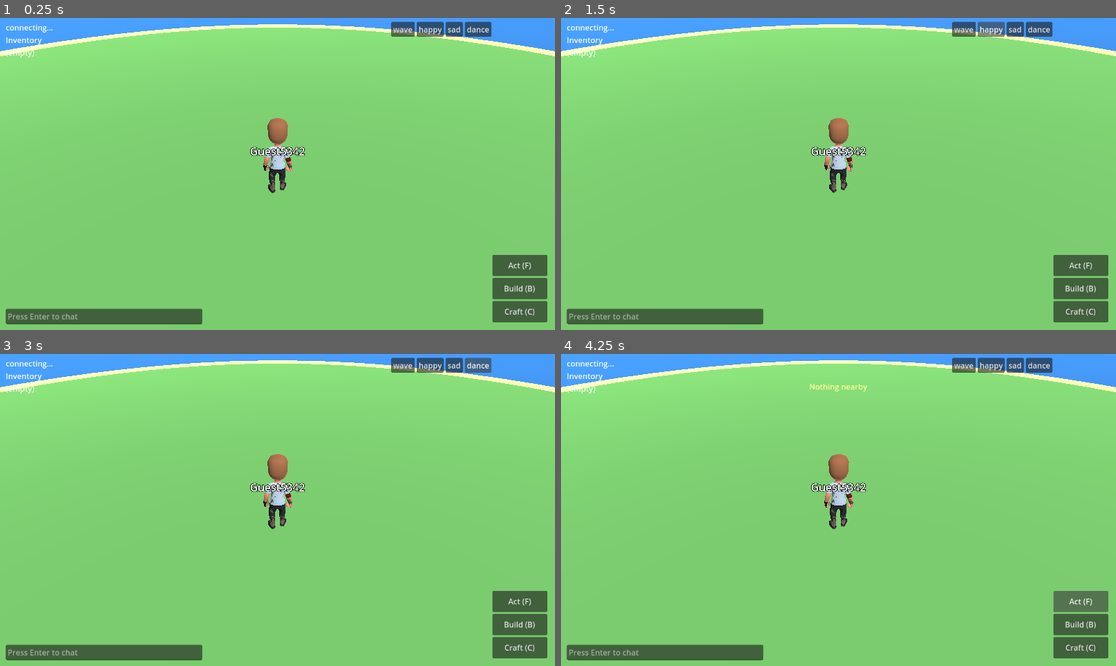
Above: before the commit, frames 1-4 (two rows, left to right).
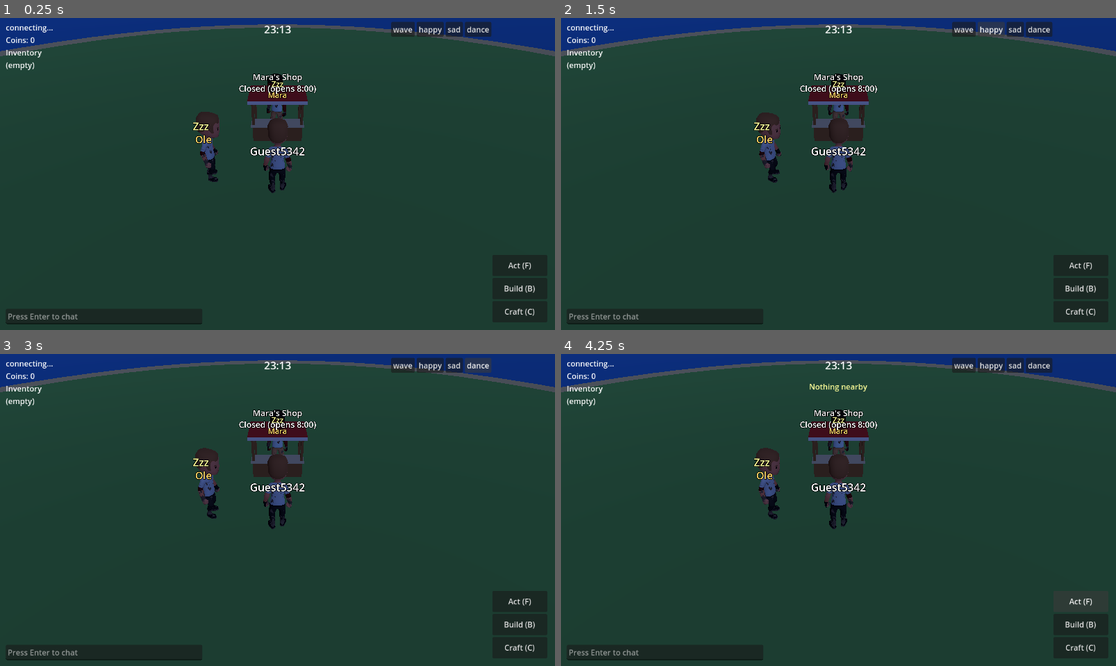
Above: after the commit, the same moments.

Repository: funami-dev/fujoma
Game: Godot game, scene res://main.tscn
The game is run twice, just before and just after one commit, with the same random seed, the same clock (stepped at 60 frames per second) and the same inputs.
Inputs:
- Up to frame 1 (0.25 s): no input
- Up to frame 2 (1.5 s): click "wave" at 0.5 s; click "happy" at 1.25 s
- Up to frame 3 (3 s): click "sad" at 2 s; click "dance" at 2.75 s
- Up to frame 4 (4.25 s): click "Act (F)" at 3.5 s

The runs differ from the first frame. In frame 1, 100% of the frame differs, in the area x 0-100%, y 0-100%; in frame 2, 100%; in frame 3, 100%; in frame 4, 100%.

Commit message:
Phase 4: coins, Mara's shop, villagers with routines, and day/night from island time
Co-Authored-By: Claude Opus 5.5 <noreply@anthropic.com>
Claude-Session: https://claude.ai/code/session_01PSNXdpzg6Un1grzxoNeG58

Diff:
--- a/client/avatar.gd
+++ b/client/avatar.gd
@@ -39,12 +39,27 @@
 var _last_position := Vector3.INF
 
 
-func setup(id: String, display_name: String, _color: Color) -> void:
+var _status_text := ""
+
+
+## skin: index into SKIN_PATHS, or -1 to pick one from the id.
+func setup(id: String, display_name: String, _color: Color, skin := -1) -> void:
 	player_id = id
-	_build_model()
+	_build_model(skin)
 	_name_label = _make_label(display_name, 2.3, 40)
 	_speech_label = _make_label("", 3.0, 40)
 	_speech_label.modulate = Color(1, 1, 0.6)
+
+
+## Persistent text above the head (e.g. "Zzz"), shown whenever nothing is being said.
+func set_status(text: String) -> void:
+	_status_text = text
+	if _speech_left <= 0.0:
+		_speech_label.text = text
+
+
+func set_name_color(color: Color) -> void:
+	_name_label.modulate = color
 
 
 func say(text: String) -> void:
@@ -58,7 +73,7 @@
 	_emote_left = EMOTE_SECONDS
 
 
-func _build_model() -> void:
+func _build_model(skin: int) -> void:
 	if _model_scene == null:
 		_model_scene = load(MODEL_PATH)
 	_model = _model_scene.instantiate()
@@ -67,9 +82,9 @@
 	add_child(_model)
 
 	# The skin is picked from the player id so everyone looks the same on every client.
-	var skin: Texture2D = load(SKIN_PATHS[absi(player_id.hash()) % SKIN_PATHS.size()])
+	var skin_index := skin if skin >= 0 else absi(player_id.hash()) % SKIN_PATHS.size()
 	var mat := StandardMaterial3D.new()
-	mat.albedo_texture = skin
+	mat.albedo_texture = load(SKIN_PATHS[skin_index])
 	mat.roughness = 0.9
 	for mi in _model.find_children("*", "MeshInstance3D", true, false):
 		(mi as MeshInstance3D).material_override = mat
@@ -125,7 +140,7 @@
 	if _speech_left > 0.0:
 		_speech_left -= delta
 		if _speech_left <= 0.0:
-			_speech_label.text = ""
+			_speech_label.text = _status_text
 	if _emote_left > 0.0:
 		_emote_left -= delta
 
--- a/client/decor_node.gd
+++ b/client/decor_node.gd
@@ -49,6 +49,17 @@
 	_meshes.append(mi)
 
 
+func _light(color: Color, pos: Vector3) -> void:
+	if decor_id == "ghost":
+		return
+	var l := OmniLight3D.new()
+	l.light_color = color
+	l.light_energy = 1.2
+	l.omni_range = 5.0
+	l.position = pos
+	add_child(l)
+
+
 func _box(size: Vector3) -> BoxMesh:
 	var b := BoxMesh.new()
 	b.size = size
@@ -87,6 +98,7 @@
 		"lamp":
 			_part(_cyl(0.05, 1.3), Color(0.3, 0.3, 0.3), Vector3(0, 0.65, 0))
 			_part(_ball(0.25), Color(1.0, 0.9, 0.5), Vector3(0, 1.4, 0), true)
+			_light(Color(1.0, 0.85, 0.55), Vector3(0, 1.4, 0))
 		"bed":
 			_part(_box(Vector3(0.9, 0.3, 1.0)), wood, Vector3(0, 0.25, 0))
 			_part(_box(Vector3(0.8, 0.15, 0.7)), Color(0.4, 0.55, 0.9), Vector3(0, 0.46, 0.1))
@@ -100,6 +112,7 @@
 			flame.bottom_radius = 0.25
 			flame.height = 0.7
 			_part(flame, Color(1.0, 0.5, 0.1), Vector3(0, 0.4, 0), true)
+			_light(Color(1.0, 0.55, 0.2), Vector3(0, 0.8, 0))
 		"fruit_basket":
 			_part(_cyl(0.3, 0.25), Color(0.7, 0.5, 0.25), Vector3(0, 0.12, 0))
 			for p: Vector3 in [Vector3(-0.1, 0.32, 0), Vector3(0.12, 0.3, 0.05), Vector3(0, 0.34, -0.12)]:
--- a/client/defs.gd
+++ b/client/defs.gd
@@ -15,6 +15,24 @@
 	"bed": "Bed",
 	"flower_pot": "Flower pot",
 }
+
+const COINS := "coins"
+
+## Mirrors SELL_PRICES and SHOP_CATALOG in server/src/protocol.ts.
+const SELL_PRICES := {
+	"apple": 10, "wood": 5, "stone": 8, "fish": 40, "fishing_rod": 20, "fruit_basket": 50,
+	"campfire": 30, "chair": 15, "table": 30, "lamp": 25, "bed": 45, "flower_pot": 25,
+}
+const SHOP_CATALOG := {
+	"fishing_rod": 60, "chair": 60, "flower_pot": 80, "lamp": 120, "table": 140, "bed": 250,
+}
+const SHOP_POS := Vector3(0, 0, -5)
+const SHOP_RANGE := 4.5  # server allows 5
+const SHOP_CLEARANCE := 3.0
+const SHOP_COLLISION_CENTER := Vector3(0, 0, -5.2)
+const SHOP_COLLISION_RADIUS := 1.7
+const SHOP_OPEN_HOUR := 8
+const SHOP_CLOSE_HOUR := 22
 
 const PLACEABLE := ["fruit_basket", "campfire", "chair", "table", "lamp", "bed", "flower_pot"]
 
--- a/client/hud.gd
+++ b/client/hud.gd
@@ -8,6 +8,8 @@
 signal place_pressed
 signal rotate_pressed
 signal pickup_pressed
+signal buy_requested(item: String)
+signal sell_requested(item: String, qty: int)
 
 var _inventory_label: Label
 var _prompt: Label
@@ -22,12 +24,31 @@
 var _pickup_btn: Button
 var _rotate_btn: Button
 var selected_item := ""
+var _clock: Label
+var _dialogue: PanelContainer
+var _dialogue_name: Label
+var _dialogue_text: Label
+var _dialogue_options: HBoxContainer
+var _shop: PanelContainer
+var _shop_title: Label
+var _shop_list: VBoxContainer
+var _shop_mode := ""
 
 
 func _ready() -> void:
 	_inventory_label = Label.new()
 	_inventory_label.position = Vector2(12, 34)
 	add_child(_inventory_label)
+
+	_clock = Label.new()
+	_clock.anchor_left = 0.5
+	_clock.anchor_right = 0.5
+	_clock.offset_left = -60
+	_clock.offset_right = 60
+	_clock.offset_top = 8
+	_clock.horizontal_alignment = HORIZONTAL_ALIGNMENT_CENTER
+	_clock.add_theme_font_size_override("font_size", 22)
+	add_child(_clock)
 
 	_prompt = Label.new()
 	_prompt.anchor_left = 0.5
@@ -89,6 +110,9 @@
 	_action_button(place_row, "Place (P)", func() -> void: place_pressed.emit())
 	_action_button(place_row, "Rotate (R)", func() -> void: rotate_pressed.emit())
 
+	_build_dialogue()
+	_build_shop()
+
 	_craft_panel = PanelContainer.new()
 	_craft_panel.anchor_left = 1.0
 	_craft_panel.anchor_right = 1.0
@@ -160,7 +184,9 @@
 		var qty: int = int(inv.get(item, 0))
 		if qty > 0:
 			lines.append("%s x%d" % [Defs.ITEM_NAMES[item], qty])
-	_inventory_label.text = "Inventory\n" + ("\n".join(lines) if lines.size() > 0 else "(empty)")
+	_inventory_label.text = "Coins: %d\nInventory\n%s" % [int(inv.get(Defs.COINS, 0)), "\n".join(lines) if lines.size() > 0 else "(empty)"]
+	if _shop and _shop.visible:
+		_refresh_shop()
 	if selected_item != "" and int(inv.get(selected_item, 0)) < 1:
 		select_item("")
 	_refresh_build_items()
@@ -196,6 +222,157 @@
 	_build_hint.text = "Pick an item, then Place (P)" if any else "Nothing to place. Craft furniture first (C)."
 
 
+func set_clock(text: String) -> void:
+	_clock.text = text
+
+
+# ---------------------------------------------------------------- dialogue
+
+func _build_dialogue() -> void:
+	_dialogue = PanelContainer.new()
+	_dialogue.anchor_left = 0.5
+	_dialogue.anchor_right = 0.5
+	_dialogue.anchor_top = 1.0
+	_dialogue.anchor_bottom = 1.0
+	_dialogue.offset_left = -260
+	_dialogue.offset_right = 260
+	_dialogue.offset_top = -230
+	_dialogue.offset_bottom = -120
+	_dialogue.visible = false
+	add_child(_dialogue)
+	var box := VBoxContainer.new()
+	_dialogue.add_child(box)
+	_dialogue_name = Label.new()
+	_dialogue_name.add_theme_color_override("font_color", Color(1.0, 0.85, 0.4))
+	box.add_child(_dialogue_name)
+	_dialogue_text = Label.new()
+	_dialogue_text.autowrap_mode = TextServer.AUTOWRAP_WORD_SMART
+	_dialogue_text.custom_minimum_size = Vector2(500, 0)
+	box.add_child(_dialogue_text)
+	_dialogue_options = HBoxContainer.new()
+	_dialogue_options.alignment = BoxContainer.ALIGNMENT_END
+	box.add_child(_dialogue_options)
+
+
+## options: Array of {"label": String, "action": Callable}. With no options, a single "OK" closes it.
+func show_dialogue(speaker: String, text: String, options: Array = []) -> void:
+	_dialogue_name.text = speaker
+	_dialogue_text.text = text
+	for c in _dialogue_options.get_children():
+		c.queue_free()
+	if options.is_empty():
+		options = [{"label": "OK", "action": Callable()}]
+	for opt: Dictionary in options:
+		var b := Button.new()
+		b.text = opt["label"]
+		b.focus_mode = Control.FOCUS_NONE
+		var action: Callable = opt["action"]
+		b.pressed.connect(func() -> void:
+			hide_dialogue()
+			if action.is_valid():
+				action.call())
+		_dialogue_options.add_child(b)
+	_dialogue.visible = true
+
+
+func hide_dialogue() -> void:
+	_dialogue.visible = false
+
+
+func is_dialogue_open() -> bool:
+	return _dialogue.visible
+
+
+# ---------------------------------------------------------------- shop
+
+func _build_shop() -> void:
+	_shop = PanelContainer.new()
+	_shop.anchor_left = 0.5
+	_shop.anchor_right = 0.5
+	_shop.offset_left = -220
+	_shop.offset_right = 220
+	_shop.offset_top = 60
+	_shop.visible = false
+	add_child(_shop)
+	var box := VBoxContainer.new()
+	_shop.add_child(box)
+	var header := HBoxContainer.new()
+	box.add_child(header)
+	_shop_title = Label.new()
+	_shop_title.size_flags_horizontal = Control.SIZE_EXPAND_FILL
+	header.add_child(_shop_title)
+	var close := Button.new()
+	close.text = "Close"
+	close.focus_mode = Control.FOCUS_NONE
+	close.pressed.connect(hide_shop)
+	header.add_child(close)
+	_shop_list = VBoxContainer.new()
+	box.add_child(_shop_list)
+
+
+## mode: "buy" or "sell"
+func show_shop(mode: String) -> void:
+	_shop_mode = mode
+	_shop.visible = true
+	_refresh_shop()
+
+
+func hide_shop() -> void:
+	_shop.visible = false
+
+
+func is_shop_open() -> bool:
+	return _shop.visible
+
+
+func _refresh_shop() -> void:
+	for c in _shop_list.get_children():
+		c.queue_free()
+	var coins := int(_inv.get(Defs.COINS, 0))
+	if _shop_mode == "buy":
+		_shop_title.text = "Buy  (you have %d coins)" % coins
+		for item: String in Defs.SHOP_CATALOG:
+			var price: int = Defs.SHOP_CATALOG[item]
+			var b := Button.new()
+			b.text = "%s  -  %d coins" % [Defs.ITEM_NAMES[item], price]
+			b.focus_mode = Control.FOCUS_NONE
+			b.disabled = coins < price
+			b.pressed.connect(func() -> void: buy_requested.emit(item))
+			_shop_list.add_child(b)
+	else:
+		_shop_title.text = "Sell  (you have %d coins)" % coins
+		var any := false
+		for item: String in Defs.SELL_PRICES:
+			var qty := int(_inv.get(item, 0))
+			if qty < 1:
+				continue
+			any = true
+			var row := HBoxContainer.new()
+			var label := Label.new()
+			label.text = "%s x%d  (%d each)" % [Defs.ITEM_NAMES[item], qty, Defs.SELL_PRICES[item]]
+			label.size_flags_horizontal = Control.SIZE_EXPAND_FILL
+			row.add_child(label)
+			var one := Button.new()
+			one.text = "Sell 1"
+			one.focus_mode = Control.FOCUS_NONE
+			one.pressed.connect(func() -> void: sell_requested.emit(item, 1))
+			row.add_child(one)
+			var all := Button.new()
+			all.text = "Sell all"
+			all.focus_mode = Control.FOCUS_NONE
+			all.pressed.connect(func() -> void: sell_requested.emit(item, qty))
+			row.add_child(all)
+			_shop_list.add_child(row)
+		if not any:
+			var empty := Label.new()
+			empty.text = "Nothing to sell. Gather apples, wood, stone or fish."
+			_shop_list.add_child(empty)
+
+
+func get_inventory() -> Dictionary:
+	return _inv
+
+
 func has_item(item: String) -> bool:
 	return int(_inv.get(item, 0)) > 0
 
--- /dev/null
+++ b/client/island_clock.gd
@@ -0,0 +1,32 @@
+class_name IslandClock
+## Island time: UTC plus the offset the server reports for the island's time zone (Europe/Berlin).
+
+static var offset_minutes := 60
+## For testing lighting and routines: ?hour=21.5 starts the clock at that hour.
+static var override_hour := -1.0
+
+
+static func seconds_of_day() -> float:
+	if override_hour >= 0.0:
+		return fposmod(override_hour * 3600.0 + Time.get_ticks_msec() / 1000.0, 86400.0)
+	return fposmod(Time.get_unix_time_from_system() + offset_minutes * 60.0, 86400.0)
+
+
+static func hour() -> float:
+	return seconds_of_day() / 3600.0
+
+
+static func label() -> String:
+	var s := int(seconds_of_day())
+	return "%02d:%02d" % [s / 3600, (s / 60) % 60]
+
+
+## True if `h` lies in [from, to), where the range may wrap past midnight.
+static func in_hours(h: float, from: float, to: float) -> bool:
+	if from <= to:
+		return h >= from and h < to
+	return h >= from or h < to
+
+
+static func shop_is_open() -> bool:
+	return in_hours(hour(), Defs.SHOP_OPEN_HOUR, Defs.SHOP_CLOSE_HOUR)
--- a/client/main.gd
+++ b/client/main.gd
@@ -20,6 +20,11 @@
 var me: Avatar
 var remotes: Dictionary = {}  # id -> Avatar
 var camera: Camera3D
+var world_env: Environment
+var sun: DirectionalLight3D
+var villagers: Villagers
+var shop_sign: Label3D
+var _daylight_timer := 0.0
 var cam_yaw := 0.0
 var _send_timer := 0.0
 var _last_sent := Vector3.INF
@@ -66,6 +71,9 @@
 	var code: Variant = JavaScriptBridge.eval("new URLSearchParams(location.search).get('island') || ''")
 	if code is String and (code as String).is_valid_identifier():
 		island_code = code
+	var hour_param: Variant = JavaScriptBridge.eval("new URLSearchParams(location.search).get('hour') || ''")
+	if hour_param is String and (hour_param as String).is_valid_float():
+		IslandClock.override_hour = clampf(float(hour_param), 0.0, 23.99)
 	var server: Variant = JavaScriptBridge.eval("new URLSearchParams(location.search).get('server') || ''")
 	if server is String and (server as String).begins_with("ws"):
 		server_url = server
@@ -126,6 +134,7 @@
 func _build_world() -> void:
 	var env := WorldEnvironment.new()
 	var e := Environment.new()
+	world_env = e
 	e.background_mode = Environment.BG_COLOR
 	e.background_color = Color(0.53, 0.81, 0.92)
 	e.ambient_light_source = Environment.AMBIENT_SOURCE_COLOR
@@ -134,9 +143,13 @@
 	env.environment = e
 	add_child(env)
 
-	var sun := DirectionalLight3D.new()
+	sun = DirectionalLight3D.new()
 	sun.rotation_degrees = Vector3(-55, 30, 0)
 	add_child(sun)
+
+	_build_shop_stall()
+	villagers = Villagers.new()
+	add_child(villagers)
 
 	_add_mesh(_cylinder(ISLAND_RADIUS + 3.0, 2.0), Color(0.93, 0.85, 0.6), Vector3(0, -1.05, 0))  # sand
 	_add_mesh(_cylinder(ISLAND_RADIUS, 2.0), Color(0.45, 0.75, 0.38), Vector3(0, -1.0, 0))  # grass
@@ -227,6 +240,8 @@
 	hud.pickup_pressed.connect(_pickup)
 	hud.build_item_selected.connect(_on_build_item_selected)
 	hud.craft_requested.connect(func(recipe: String) -> void: net.send({"t": "craft", "recipe": recipe}))
+	hud.buy_requested.connect(func(item: String) -> void: net.send({"t": "buy", "item": item}))
+	hud.sell_requested.connect(func(item: String, qty: int) -> void: net.send({"t": "sell", "item": item, "qty": qty}))
 
 	if DisplayServer.is_touchscreen_available():
 		joystick = Joystick.new()
@@ -277,6 +292,7 @@
 			for dd: Dictionary in d.get("decor", []):
 				_add_decor(dd)
 			hud.set_inventory(d.get("inv", {}))
+			IslandClock.offset_minutes = int(d.get("tz_offset", IslandClock.offset_minutes))
 			_update_status()
 		"inv":
 			hud.set_inventory(d.get("inv", {}))
@@ -397,6 +413,8 @@
 		return absf(cell.x - c.x) <= Defs.ROOM_PLACE_HALF and absf(cell.y) <= Defs.ROOM_PLACE_HALF
 	if Vector2(cell).length() > Defs.ISLAND_RADIUS - 1.5:
 		return false
+	if Vector2(cell).distance_to(Vector2(Defs.SHOP_POS.x, Defs.SHOP_POS.z)) < Defs.SHOP_CLEARANCE:
+		return false
 	for n: WorldNode in nodes.values():
 		if Vector2(n.position.x, n.position.z).distance_to(Vector2(cell)) < 1.8:
 			return false
@@ -562,6 +580,8 @@
 		_pickup()
 	elif event.keycode == KEY_ESCAPE:
 		hud.select_item("")
+		hud.hide_dialogue()
+		hud.hide_shop()
 
 
 func _nearest_node() -> WorldNode:
@@ -580,12 +600,19 @@
 
 
 func _act() -> void:
+	if hud.is_dialogue_open():
+		hud.hide_dialogue()
+		return
 	var door := _door_option()
 	if not door.is_empty():
 		(door["go"] as Callable).call()
 		return
 	if _in_room():
 		hud.show_toast("Use Build (B) to decorate the room")
+		return
+	var npc := villagers.nearest(me.position)
+	if npc != "":
+		_talk_to(npc)
 		return
 	var n := _nearest_node()
 	if n:
@@ -625,6 +652,13 @@
 		_push_out_of_nodes()
 
 	_update_prompt()
+	villagers.update(me.position, delta)
+	_daylight_timer -= delta
+	if _daylight_timer <= 0.0:
+		_daylight_timer = 0.5
+		_update_daylight()
+	if hud.is_shop_open() and me.position.distance_to(Defs.SHOP_POS) > Defs.SHOP_RANGE + 1.5:
+		hud.hide_shop()
 
 	_send_timer += delta
 	if _send_timer >= POS_SEND_INTERVAL:
@@ -652,6 +686,10 @@
 		ho.y = 0
 		if ho.length() < Defs.HOUSE_COLLISION_RADIUS:
 			me.position = hv.position + ho.normalized() * Defs.HOUSE_COLLISION_RADIUS
+	var so := me.position - Defs.SHOP_COLLISION_CENTER
+	so.y = 0
+	if so.length() < Defs.SHOP_COLLISION_RADIUS:
+		me.position = Defs.SHOP_COLLISION_CENTER + so.normalized() * Defs.SHOP_COLLISION_RADIUS
 	for n: WorldNode in nodes.values():
 		var offset := me.position - n.position
 		offset.y = 0
@@ -671,6 +709,10 @@
 		return
 	if not door.is_empty():
 		hud.set_prompt(door["text"])
+		return
+	var npc := "" if _in_room() else villagers.nearest(me.position)
+	if npc != "":
+		hud.set_prompt("F: talk to %s" % villagers.display_name(npc))
 		return
 	var n := _nearest_node()
 	if n and not _in_room():
@@ -683,3 +725,87 @@
 		hud.set_prompt("F: fish" if hud.has_item("fishing_rod") else "Shore: craft a fishing rod to fish")
 	else:
 		hud.set_prompt("")
+
+
+# ---------------------------------------------------------------- villagers and shop
+
+func _talk_to(npc: String) -> void:
+	var who := villagers.display_name(npc)
+	var text := villagers.line_for(npc, hud.get_inventory())
+	if npc == "mara" and not villagers.is_sleeping(npc) and IslandClock.shop_is_open():
+		hud.show_dialogue(who, text, [
+			{"label": "Buy", "action": func() -> void: hud.show_shop("buy")},
+			{"label": "Sell", "action": func() -> void: hud.show_shop("sell")},
+			{"label": "Bye", "action": Callable()},
+		])
+	else:
+		hud.show_dialogue(who, text)
+
+
+func _build_shop_stall() -> void:
+	var stall := Node3D.new()
+	stall.position = Defs.SHOP_POS
+	add_child(stall)
+	var wood := Color(0.62, 0.42, 0.24)
+	var parts := [
+		[Vector3(3.0, 1.0, 0.8), wood, Vector3(0, 0.5, 0)],  # counter
+		[Vector3(3.2, 0.08, 1.0), Color(0.9, 0.85, 0.7), Vector3(0, 1.04, 0)],  # counter top
+		[Vector3(0.15, 2.6, 0.15), wood, Vector3(-1.45, 1.3, -1.6)],
+		[Vector3(0.15, 2.6, 0.15), wood, Vector3(1.45, 1.3, -1.6)],
+		[Vector3(0.15, 2.6, 0.15), wood, Vector3(-1.45, 1.3, 0.3)],
+		[Vector3(0.15, 2.6, 0.15), wood, Vector3(1.45, 1.3, 0.3)],
+		[Vector3(3.4, 0.12, 2.4), Color(0.85, 0.2, 0.2), Vector3(0, 2.65, -0.65)],  # canopy
+		[Vector3(3.4, 0.14, 0.5), Color(0.97, 0.97, 0.97), Vector3(0, 2.62, 0.45)],  # canopy trim
+	]
+	for p: Array in parts:
+		var mi := MeshInstance3D.new()
+		var b := BoxMesh.new()
+		b.size = p[0]
+		mi.mesh = b
+		mi.material_override = _mat(p[1])
+		mi.position = p[2]
+		stall.add_child(mi)
+	shop_sign = Label3D.new()
+	shop_sign.billboard = BaseMaterial3D.BILLBOARD_ENABLED
+	shop_sign.pixel_size = 0.012
+	shop_sign.font_size = 40
+	shop_sign.outline_size = 8
+	shop_sign.position = Vector3(0, 3.4, -0.4)
+	stall.add_child(shop_sign)
+
+
+# ---------------------------------------------------------------- day and night
+
+const SKY_KEYS := [
+	[0.0, Color(0.03, 0.05, 0.13)], [5.0, Color(0.04, 0.06, 0.15)], [6.5, Color(0.95, 0.62, 0.48)],
+	[8.0, Color(0.53, 0.81, 0.92)], [17.5, Color(0.53, 0.81, 0.92)], [19.5, Color(0.95, 0.52, 0.38)],
+	[21.0, Color(0.05, 0.07, 0.18)], [24.0, Color(0.03, 0.05, 0.13)],
+]
+
+
+func _sky_color(h: float) -> Color:
+	for i in SKY_KEYS.size() - 1:
+		var a: Array = SKY_KEYS[i]
+		var b: Array = SKY_KEYS[i + 1]
+		if h >= a[0] and h <= b[0]:
+			return (a[1] as Color).lerp(b[1], (h - a[0]) / (b[0] - a[0]))
+	return SKY_KEYS[0][1]
+
+
+func _update_daylight() -> void:
+	var h := IslandClock.hour()
+	hud.set_clock(IslandClock.label())
+	shop_sign.text = "Mara's Shop\n%s" % ("Open until 22:00" if IslandClock.shop_is_open() else "Closed (opens 8:00)")
+
+	# Sun arc from 6:00 to 20:00; a dim blue moon light at night.
+	var day := clampf(sin(PI * (h - 6.0) / 14.0), 0.0, 1.0) if h > 6.0 and h < 20.0 else 0.0
+	var f := clampf(day * 3.0, 0.0, 1.0)
+	world_env.background_color = _sky_color(h)
+	world_env.ambient_light_energy = 0.3 + 0.35 * f
+	world_env.ambient_light_color = Color(0.35, 0.4, 0.65).lerp(Color(0.7, 0.75, 0.85), f)
+	var warm := Color(1.0, 0.7, 0.5).lerp(Color(1.0, 0.96, 0.88), clampf(day * 2.0, 0.0, 1.0))
+	sun.light_color = Color(0.55, 0.65, 1.0).lerp(warm, f)
+	sun.light_energy = 0.2 + 0.8 * f
+	var elevation := lerpf(40.0, 15.0 + 60.0 * day, f)
+	var azimuth := lerpf(-60.0, 240.0, clampf((h - 6.0) / 14.0, 0.0, 1.0)) if f > 0.0 else 30.0
+	sun.rotation_degrees = Vector3(-elevation, azimuth, 0)
--- /dev/null
+++ b/client/villagers.gd
@@ -0,0 +1,145 @@
+class_name Villagers
+extends Node3D
+## Island residents. Their routines are computed from island time, so every client shows them
+## in the same place without any server traffic.
+
+const WALK_SPEED := 1.6  # m/s
+const TALK_RANGE := 3.5
+const NAME_COLOR := Color(1.0, 0.85, 0.4)
+
+## schedule: [start hour, spot] sorted by hour. At each start they walk from the previous spot.
+const DEFS := {
+	"mara": {
+		"name": "Mara", "skin": 1, "sleep": [22.0, 8.0], "wander": 0.3,
+		"schedule": [[0.0, Vector2(0, -6.3)]],
+	},
+	"ole": {
+		"name": "Ole", "skin": 0, "sleep": [22.0, 5.0], "wander": 0.7,
+		"schedule": [
+			[5.0, Vector2(26.2, -26.2)], [11.0, Vector2(-3, 1.5)], [14.0, Vector2(-35.7, -9.6)],
+			[18.0, Vector2(3, 2)], [22.0, Vector2(-3.5, -1)],
+		],
+	},
+	"pia": {
+		"name": "Pia", "skin": 2, "sleep": [21.0, 7.0], "wander": 0.8,
+		"schedule": [
+			[7.0, Vector2(-4.7, 17.4)], [10.0, Vector2(-12.7, 12.7)], [13.0, Vector2(-5.2, -19.3)],
+			[16.0, Vector2(12.7, 12.7)], [19.0, Vector2(2.5, -1.5)], [21.0, Vector2(-4.7, 17.4)],
+		],
+	},
+}
+
+const LINES := {
+	"ole": {
+		"morning": ["Morning! The fish bite best before noon.", "Been out here since dawn. Lovely and quiet."],
+		"day": ["Mara pays 40 coins per fish, you know.", "Craft a rod from 3 wood, then try the shore."],
+		"evening": ["Nothing beats an evening on the plaza.", "Long day. Caught three, lost five."],
+	},
+	"pia": {
+		"morning": ["Good morning! The apples are fresh today.", "Trees grow new apples after a while. Don't pick them bare!"],
+		"day": ["Have you decorated your house yet? Press B to build.", "Flower pots make everything nicer."],
+		"evening": ["The island looks lovely at sunset.", "Lamps glow so nicely when it gets dark."],
+	},
+	"mara": {
+		"morning": ["Welcome to my shop! What can I do for you?"],
+		"day": ["Welcome to my shop! What can I do for you?", "Fresh stock today. Have a look!"],
+		"evening": ["Still open for a bit. What do you need?"],
+	},
+}
+
+var avatars: Dictionary = {}  # id -> Avatar
+var _line_index: Dictionary = {}
+
+
+func _ready() -> void:
+	for id: String in DEFS:
+		var a := Avatar.new()
+		a.setup("npc_" + id, DEFS[id]["name"], Color.WHITE, DEFS[id]["skin"])
+		a.set_name_color(NAME_COLOR)
+		add_child(a)
+		avatars[id] = a
+
+
+func update(player_pos: Vector3, delta: float) -> void:
+	var t := IslandClock.seconds_of_day()
+	var h := t / 3600.0
+	for id: String in DEFS:
+		var a: Avatar = avatars[id]
+		var info := _position_at(id, t)
+		a.position = Vector3(info["pos"].x, 0, info["pos"].y)
+		var sleeping := is_sleeping(id, h)
+		a.set_status("Zzz" if sleeping else "")
+
+		var face: Vector2 = info["dir"]
+		if face == Vector2.ZERO:
+			var to_player := Vector2(player_pos.x - a.position.x, player_pos.z - a.position.z)
+			if to_player.length() < 4.0 and not sleeping:
+				face = to_player
+			elif id == "mara":
+				face = Vector2(0, 1)  # look across the counter
+			else:
+				face = -Vector2(a.position.x, a.position.z)
+		if face.length() > 0.01:
+			a.rotation.y = lerp_angle(a.rotation.y, atan2(-face.x, -face.y), minf(1.0, 8.0 * delta))
+
+
+func is_sleeping(id: String, h := -1.0) -> bool:
+	if h < 0.0:
+		h = IslandClock.hour()
+	var s: Array = DEFS[id]["sleep"]
+	return IslandClock.in_hours(h, s[0], s[1])
+
+
+## {"pos": Vector2, "dir": Vector2 (zero when standing)} at `t` seconds of the island day.
+func _position_at(id: String, t: float) -> Dictionary:
+	var sched: Array = DEFS[id]["schedule"]
+	var cur := sched.size() - 1
+	for i in sched.size():
+		if sched[i][0] * 3600.0 <= t:
+			cur = i
+	var prev := (cur - 1 + sched.size()) % sched.size()
+	var from: Vector2 = sched[prev][1]
+	var to: Vector2 = sched[cur][1]
+	var elapsed := fposmod(t - sched[cur][0] * 3600.0, 86400.0)
+	var dist := from.distance_to(to)
+	var travelled := elapsed * WALK_SPEED
+	if travelled < dist:
+		return {"pos": from.lerp(to, travelled / dist), "dir": (to - from).normalized()}
+	var pos := to
+	if not is_sleeping(id, t / 3600.0):
+		var phase := float(id.hash() % 100)
+		var w: float = DEFS[id]["wander"]
+		pos += Vector2(sin(t / 9.0 + phase), cos(t / 13.0 + phase)) * w
+	return {"pos": pos, "dir": Vector2.ZERO}
+
+
+func nearest(pos: Vector3) -> String:
+	var best := ""
+	var best_d := TALK_RANGE
+	for id: String in avatars:
+		var d := (avatars[id] as Avatar).position.distance_to(pos)
+		if d < best_d:
+			best_d = d
+			best = id
+	return best
+
+
+func display_name(id: String) -> String:
+	return DEFS[id]["name"]
+
+
+## Next dialogue line for `id`, depending on the time of day and the player's inventory.
+func line_for(id: String, inv: Dictionary) -> String:
+	var h := IslandClock.hour()
+	var who: String = DEFS[id]["name"]
+	if is_sleeping(id, h):
+		if id == "mara":
+			return "Zzz... (%s is asleep. The shop opens at %d:00.)" % [who, Defs.SHOP_OPEN_HOUR]
+		return "Zzz... (%s is fast asleep.)" % who
+	if id == "ole" and int(inv.get("fish", 0)) > 0:
+		return "Ooh, a fish! Sell it to Mara or keep it, your call."
+	var period := "morning" if h < 11.0 else ("day" if h < 18.0 else "evening")
+	var lines: Array = LINES[id][period]
+	var i := int(_line_index.get(id, 0))
+	_line_index[id] = i + 1
+	return lines[i % lines.size()]
Not shown, added: client/island_clock.gd.uid
Not shown, added: client/villagers.gd.uid
Not shown, changed: server/src/island.ts
Not shown, changed: server/src/profile.ts
Not shown, changed: server/src/protocol.ts
